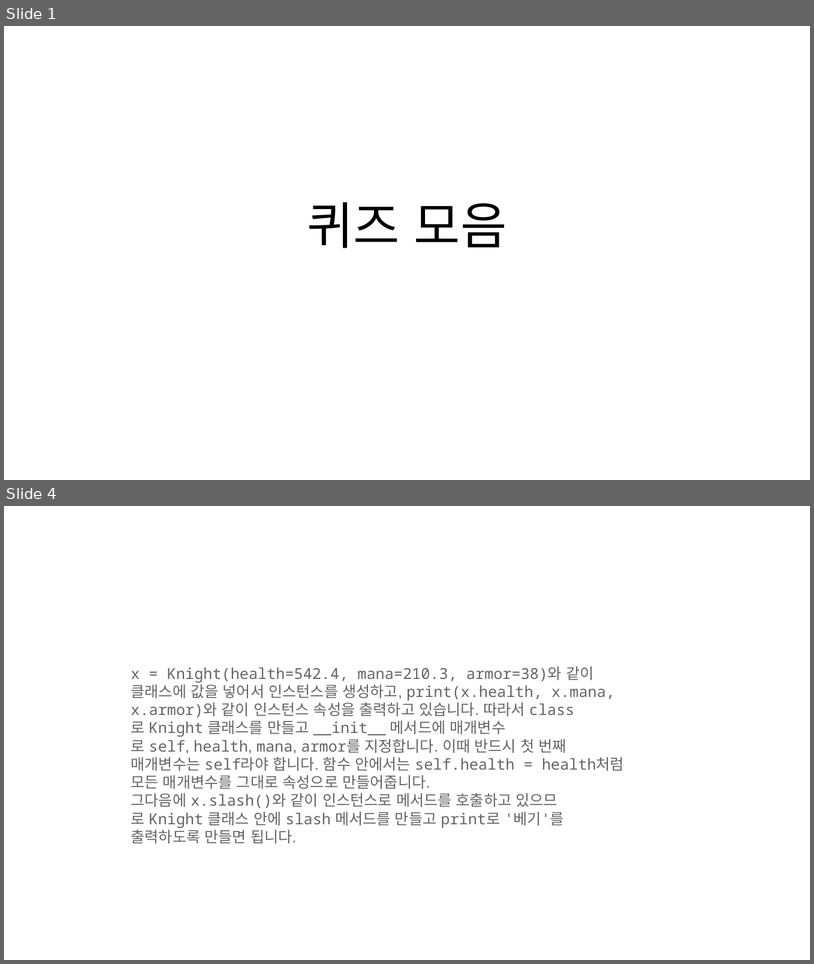
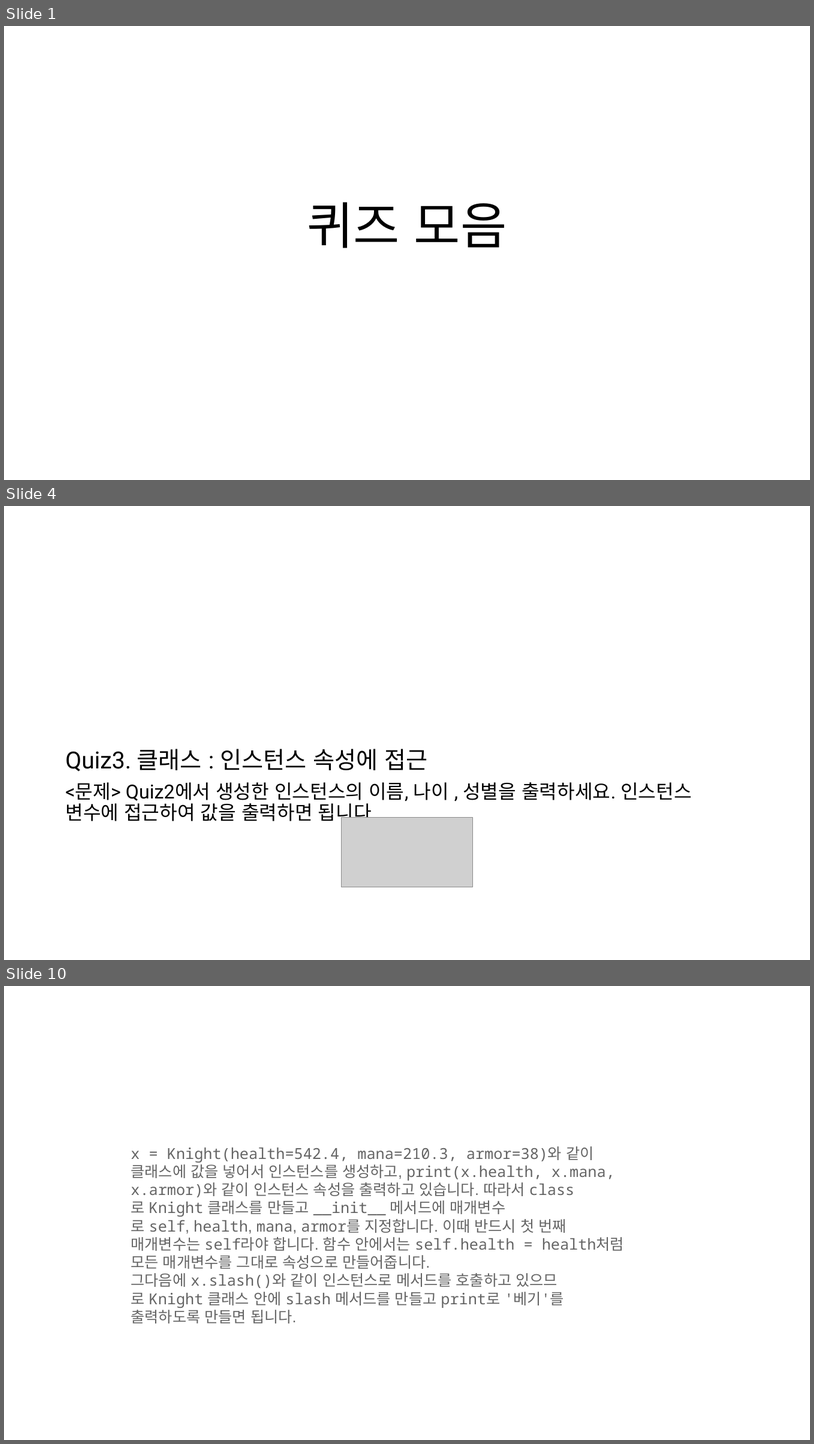
Before and after one commit to HongB1/2022-KHU-Bioinformatics-lab, a slide deck: Quiz.pptx. Shown one above the other, each under a label of ours: slides 1 and 4 before the commit, slides 1, 4 and 10 after it; the slides between them are not shown. The pictures are 814x964 and 814x1444 pixels, drawn with LibreOffice and Linux fonts; fonts in the diff are those of the drawing; grey boxes stand for pictures. Boxes give left, top, right and bottom in pixels: in the first picture for what was removed or moved away, otherwise in the second. Text is boxed around its words. In the diff, an @@ line names an element or a change of style, - is before the commit and + after.

```diff
--- a/Quiz.pptx
+++ b/Quiz.pptx
@@ slide 4 added at [4, 506, 810, 960], background #FFFFFF @@
@@ text added at [65, 748, 692, 825], 23 pt, text #000000 @@
+Quiz3. 클래스 : 인스턴스 속성에 접근
+<문제> Quiz2에서 생성한 인스턴스의 이름, 나이 , 성별을 출력하세요. 인스턴스 변수에 접근하여 값을 출력하면 됩니다.
@@ picture added at [342, 817, 473, 886] @@
@@ what was slide 4 is now slide 10 @@
```
Also in this commit, not shown: 2 slides changed, 5 other slides added, 8 other files.
